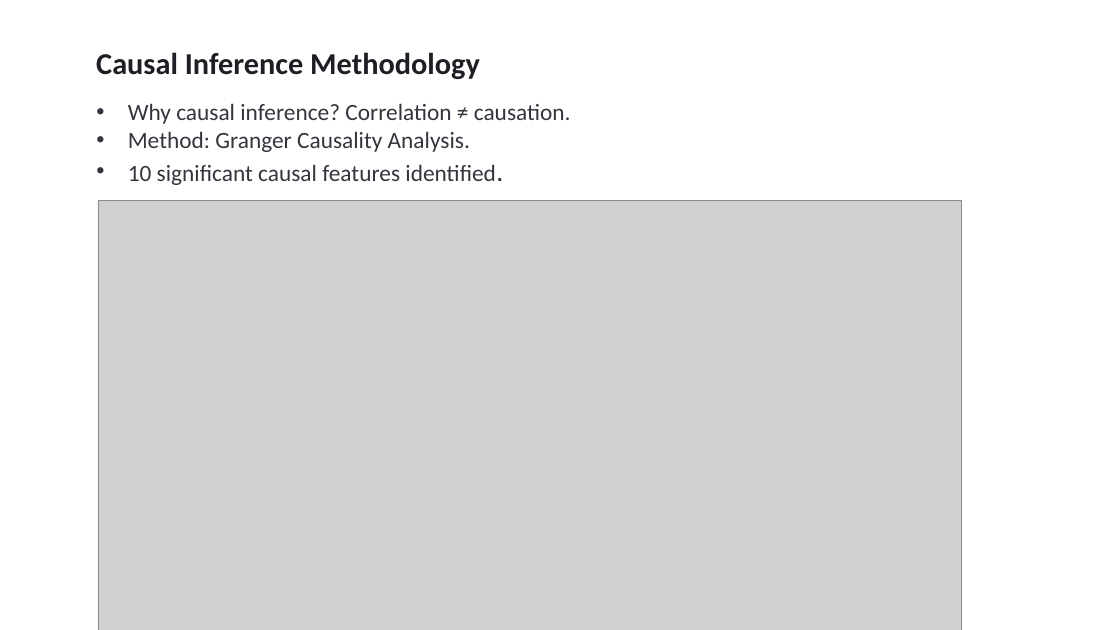
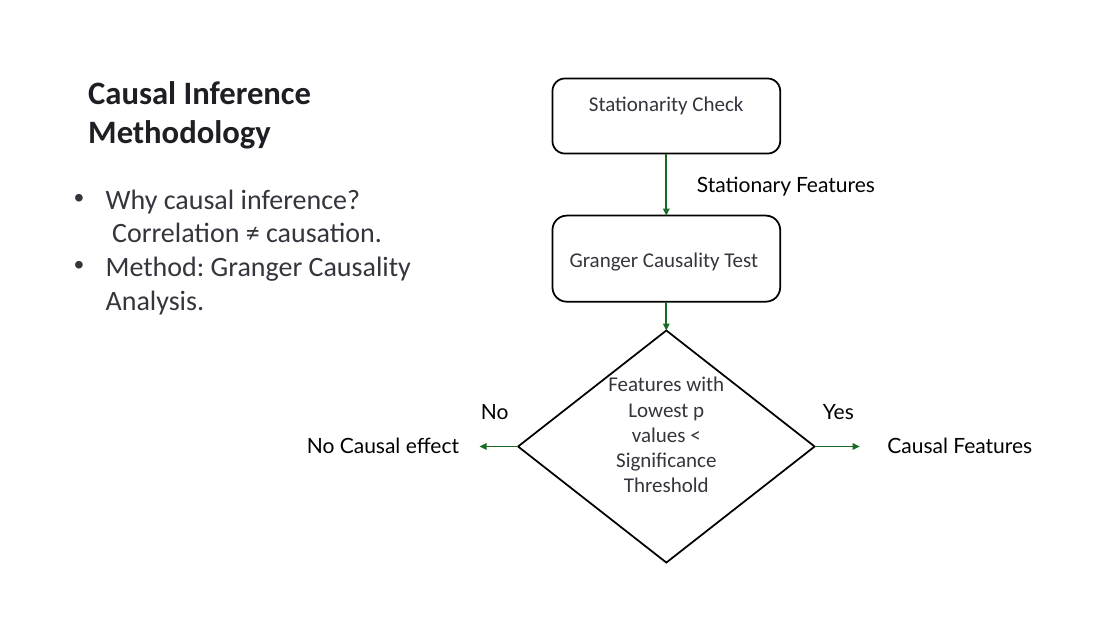
Before and after one commit to sjohny-uh/Causal_Inference_Project, a slide deck: slide 11 of Presentation/Causal_Inference_Presentation.pptx (slide 12 before the commit). Drawn at 1120x630 pixels with LibreOffice and Linux fonts; fonts in the diff are those of the drawing; grey boxes stand for pictures. Boxes give left, top, right and bottom in pixels: in the first picture for what was removed or moved away, otherwise in the second. Text is boxed around its words. In the diff, an @@ line names an element or a change of style, - is before the commit and + after.

Commit message:
Modified Presentation

```diff
--- a/Presentation/Causal_Inference_Presentation.pptx
+++ b/Presentation/Causal_Inference_Presentation.pptx
@@ text at <box>88,81,311,149</box>: text changed; size 26 to 28 pt @@
-Causal Inference Methodology
+Causal Inference
+Methodology
@@ rounded rectangle added at <box>553,78,781,153</box>, fill #FFFFFF, outline #000000 1.5 pt, 18 pt, text #34353D @@
+Stationarity Check
@@ text "Why causal inference?": place and size @@
-text "Why causal inference?" at <box>128,103,571,185</box>
+text "Why causal inference?" at <box>106,189,411,315</box>
@@ text at <box>128,164,496,185</box>: paragraph removed @@
-• 10 significant causal features identified.
@@ arrow added from (666, 154) to (666, 216), #196B24 1.5 pt @@
@@ text added at <box>697,176,875,196</box>, 18 pt, text #000000 @@
+Stationary Features
@@ picture removed at <box>98,201,962,630</box> @@
@@ text at <box>106,189,382,242</box>: text changed; size 20 to 24 pt @@
-• Why causal inference? Correlation ≠ causation.
+• Why causal inference?
+Correlation ≠ causation.
@@ rounded rectangle added at <box>553,216,781,302</box>, fill #FFFFFF, outline #000000 1.5 pt, 18 pt, text #34353D @@
+Granger Causality Test
@@ text at <box>106,256,411,315</box>: size 20 to 24 pt in "Method: Granger Causality Analysis." @@
@@ arrow added from (666, 302) to (666, 330), #196B24 1.5 pt @@
@@ diamond added at <box>518,330,815,562</box>, fill #FFFFFF, outline #000000 1.5 pt, 18 pt, text #34353D @@
+Features with Lowest p values < Significance Threshold
@@ text added at <box>481,404,509,419</box>, 18 pt, text #000000 @@
+No
@@ text added at <box>823,404,854,419</box>, 18 pt, text #000000 @@
+Yes
@@ text added at <box>307,437,459,453</box>, 18 pt, text #000000 @@
+No Causal effect
@@ arrow added from (518, 447) to (480, 447), #196B24 1.5 pt @@
@@ arrow added from (815, 447) to (860, 447), #196B24 1.5 pt @@
@@ text added at <box>887,437,1032,453</box>, 18 pt, text #000000 @@
+Causal Features
```
Also in this commit, not shown: 1 other slide changed, 1 slide added.
